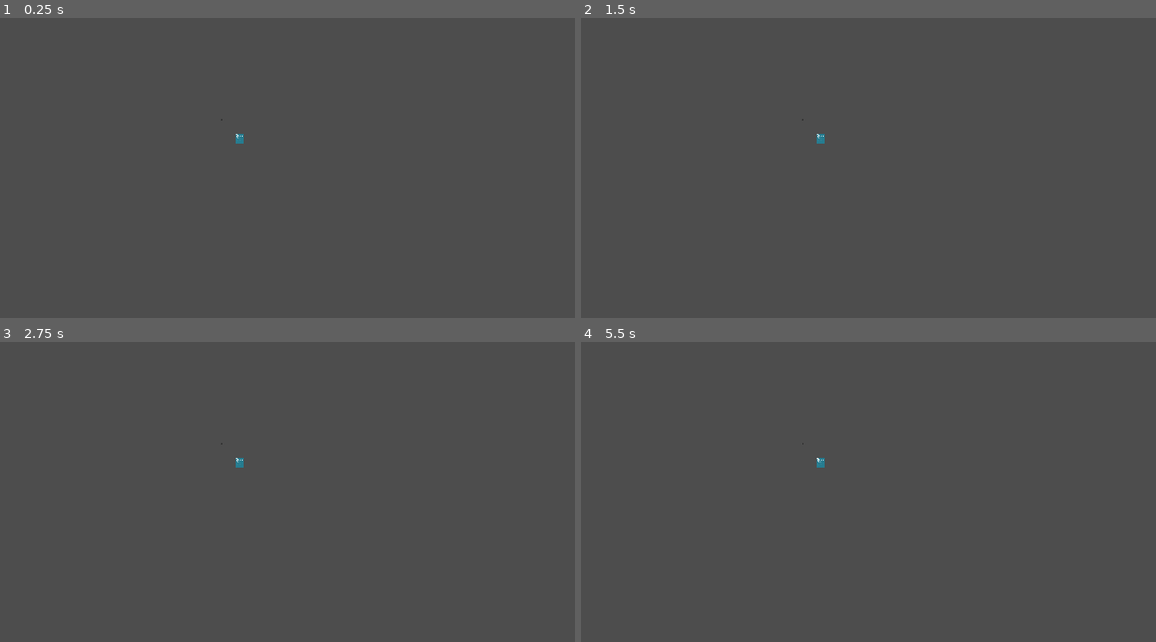
Above: before the commit, frames 1-4 (two rows, left to right).
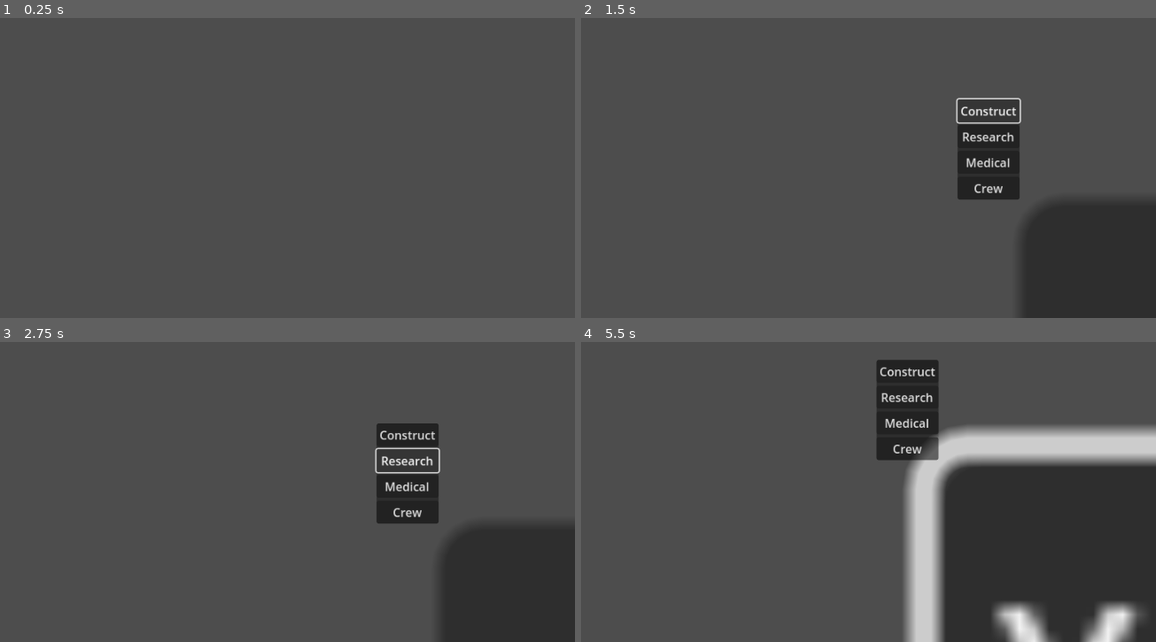
Above: after the commit, the same moments.

Repository: AxisTrotec/Astra
Game: Godot game, scene res://Scenes/World Generation/World Generation.tscn
Two runs of this game, one before a commit and one after it. Both use one fixed random seed, a clock stepped at 60 frames per second and the inputs below.
Inputs (mouse positions are in pixels of both pictures, inside the frame that each line leads up to):
- Up to frame 1 (0.25 s): no input
- Up to frame 2 (1.5 s): tap Enter at 0.5 s; move the mouse to (960, 99) at 0.52 s; hold Right 0.53-1.25 s; hold Ctrl 0.53-1.25 s; click (960, 99) at 0.67 s; click (989, 111) at 1.25 s, where only the run after the commit has a clickable "Construct"
- Up to frame 3 (2.75 s): click (408, 462) at 2 s, where only the run after the commit has a clickable "Research"
- Up to frame 4 (5.5 s): click (989, 486) at 2.75 s, where only the run after the commit has a clickable "Medical"; click (989, 513) at 3.5 s, where only the run after the commit has a clickable "Crew"; tap Space at 4.25 s; move the mouse to (661, 462) at 4.27 s; hold Down 4.28-5.03 s; tap Ctrl at 4.35 s; click (661, 462) at 4.42 s; tap Enter at 5 s; move the mouse to (874, 357) at 5.02 s; hold Right from 5.03 s (still down); hold Ctrl from 5.03 s (still down); click (874, 357) at 5.17 s

The runs differ from the first frame. In frame 1, less than 0.1% of the frame differs, in the area x 38-43%, y 33-42%; in frame 2, 12%; in frame 3, 11%; in frame 4, 32%, in the area x 38-100%, y 5-100%.
Error before the commit: Invalid assignment of property or key 'text' with value of type 'String' on a base object of type 'null instance'. (res://Scripts/World.gd:9)

Commit message:
Yes

Diff:
--- a/Data/Book2.csv
+++ /dev/null
@@ -1,11 +0,0 @@
-Type,Min Tier,Max Tier,Cost Metal,Cost Energy,Energy Rate,Oxygen Rate,Food Rate,Bed,Medical Bed,Trainees,Basic Train Time,Standard Train Time,Elite Train Time,Elite Min Success Rate,Elite Max Success Rate
-HQ,1,3,,,"156,312,624",,"138,222,277","100,300,500","20,35,50","50,75,100",,,,,
-Provision Station,1,3,,,,,,,,,,,,,
-Hydroponic Bay,1,3,,,,,"138,222,277",,,,,,,,
-Solar Power Station,1,3,,,"156,312,624",,,,,,,,,,
-Life Support System,1,3,,,,,,,,,,,,,
-Residences,1,3,,,,,,"100,300,500",,,,,,,
-Medical Station,1,3,,,,,,,"20,35,50",,,,,,
-Armoury,1,3,,,,,,,,"50,75,100","3,3,3","6,6,6","12,12,12",20,"50,75,100"
-Hangar,1,3,,,,,,,,,,,,,
-Research Station,1,3,,,,,,,,,,,,,
--- /dev/null
+++ b/Data/LSS.json
@@ -0,0 +1,22 @@
+{
+  "lss": {
+    "1": {
+      "name": "Life support System",
+      "tier": "1",
+      "type": "Oxygen",
+      "rate": "10"
+    },
+    "2": {
+      "name": "Life support System",
+      "tier": "2",
+      "type": "Oxygen",
+      "rate": "10"
+    },
+    "3": {
+      "name": "Life support System",
+      "tier": "3",
+      "type": "Oxygen",
+      "rate": "10"
+    }
+  }
+}
--- /dev/null
+++ b/Data/SPS.json
@@ -0,0 +1,25 @@
+{
+  "sps": {
+    "1": {
+      "name": "Solar Power Station",
+      "tier": "1",
+      "type": "energy",
+      "panels": "12",
+      "max": "5000"
+    },
+    "2": {
+      "name": "Solar Power Station",
+      "tier": "2",
+      "type": "energy",
+      "panels": "24",
+      "max": "25000"
+    },
+    "3": {
+      "name": "Solar Power Station",
+      "tier": "3",
+      "type": "energy",
+      "panels": "48",
+      "max": "50000"
+    }
+  }
+}
--- /dev/null
+++ b/Data/armoury.json
@@ -0,0 +1,10 @@
+{
+  "armoury": {
+	"1": {
+	  "name": "Provision Station",
+	  "tier": "1",
+	  "type": "food",
+	  "rate": "10"
+	}
+  }
+}
--- /dev/null
+++ b/Data/hangar.json
@@ -0,0 +1,10 @@
+{
+  "hangar": {
+    "1": {
+      "name": "Provision Station",
+      "tier": "1",
+      "type": "food",
+      "rate": "10"
+    }
+  }
+}
--- /dev/null
+++ b/Data/medical.json
@@ -0,0 +1,25 @@
+{
+  "medical": {
+    "1": {
+      "name": "Medical Bay",
+      "tier": "1",
+      "type": "medical",
+      "max": "20",
+      "effectiveness": "10%"
+    },
+    "2": {
+      "name": "Medical Bay",
+      "tier": "2",
+      "type": "medical",
+      "max": "35",
+      "effectiveness": "15%"
+    },
+    "3": {
+      "name": "Medical Bay",
+      "tier": "3",
+      "type": "medical",
+      "max": "50",
+      "effectiveness": "25%"
+    }
+  }
+}
--- /dev/null
+++ b/Data/provision.json
@@ -0,0 +1,23 @@
+{
+  "provision":
+    {
+      "1": {
+        "name": "Provision Station",
+        "tier": "1",
+        "type": "food",
+        "rate": "10"
+      },
+      "2": {
+        "name": "Provision Station",
+        "tier": "2",
+        "type": "food",
+        "rate": "10"
+      },
+      "3": {
+        "name": "Provision Station",
+        "tier": "3",
+        "type": "food",
+        "rate": "10"
+      }
+    }
+}
--- /dev/null
+++ b/Data/research.json
@@ -0,0 +1,25 @@
+{
+  "research": {
+    "1": {
+      "name": "Research Station",
+      "tier": "1",
+      "type": "research",
+      "max": "10",
+      "effectiveness": "10%"
+    },
+    "2": {
+      "name": "Research Station",
+      "tier": "2",
+      "type": "research",
+      "max": "30",
+      "effectiveness": "15%"
+    },
+    "3": {
+      "name": "Research Station",
+      "tier": "3",
+      "type": "research",
+      "max": "60",
+      "effectiveness": "20%"
+    }
+  }
+}
--- /dev/null
+++ b/Data/residences.json
@@ -0,0 +1,22 @@
+{
+  "residences": {
+    "1": {
+      "name": "Residence",
+      "tier": "1",
+      "type": "bedroom",
+      "max": "100"
+    },
+    "2": {
+      "name": "Residence",
+      "tier": "2",
+      "type": "bedroom",
+      "max": "300"
+    },
+    "3": {
+      "name": "Residence",
+      "tier": "3",
+      "type": "bedroom",
+      "max": "500"
+    }
+  }
+}
--- a/Entities/HQ.gd
+++ b/Entities/HQ.gd
@@ -1,4 +1,25 @@
 extends Area2D
+
+func _ready():
+
+	#If new game, add facilities to variables
+	if Global.new_game:
+		Global.hq = 1
+
+		#Set energy to the default
+		Global.energy_max = 5000
+		Global.energy_current = 500
+		Global.energy_rate = 13
+
+#		#Set food to the default
+		Global.food_max = 50000
+		Global.food_current = 10
+		Global.food_rate = 10
+#
+#		#Set food to the default
+		Global.oxygen_max = 0
+		Global.oxygen_current = 0
+		Global.oxygen_rate = 0
 
 func _input_event(viewport, event, shape_idx):
 	if event is InputEventMouseButton and event.button_index == MOUSE_BUTTON_LEFT and event.is_pressed():
--- a/Scenes/InfoPanel/build_panel.tscn
+++ b/Scenes/InfoPanel/build_panel.tscn
@@ -1,5 +1,35 @@
-[gd_scene format=3 uid="uid://dip1rvsm35qy2"]
+[gd_scene load_steps=3 format=3 uid="uid://dip1rvsm35qy2"]
+
+[ext_resource type="Script" path="res://Scripts/Panels/build_panel.gd" id="1_lerrl"]
+[ext_resource type="PackedScene" uid="uid://vni0a6kjo5pu" path="res://Scenes/construct_btn.tscn" id="2_36l0t"]
 
 [node name="BuildPanel" type="PanelContainer"]
 offset_right = 40.0
 offset_bottom = 40.0
+script = ExtResource("1_lerrl")
+
+[node name="MarginContainer" type="MarginContainer" parent="."]
+layout_mode = 2
+
+[node name="VBoxContainer" type="VBoxContainer" parent="MarginContainer"]
+layout_mode = 2
+
+[node name="ConstructBtn" parent="MarginContainer/VBoxContainer" instance=ExtResource("2_36l0t")]
+layout_mode = 2
+
+[node name="ResearchBtn" type="Button" parent="MarginContainer/VBoxContainer"]
+layout_mode = 2
+text = "Research"
+
+[node name="MedicalBtn" type="Button" parent="MarginContainer/VBoxContainer"]
+layout_mode = 2
+text = "Medical"
+
+[node name="CrewBtn" type="Button" parent="MarginContainer/VBoxContainer"]
+layout_mode = 2
+text = "Crew"
+
+[connection signal="pressed" from="MarginContainer/VBoxContainer/ConstructBtn" to="." method="_on_construct_btn_pressed"]
+[connection signal="pressed" from="MarginContainer/VBoxContainer/ResearchBtn" to="." method="_on_research_btn_pressed"]
+[connection signal="pressed" from="MarginContainer/VBoxContainer/MedicalBtn" to="." method="_on_medical_btn_pressed"]
+[connection signal="pressed" from="MarginContainer/VBoxContainer/CrewBtn" to="." method="_on_crew_btn_pressed"]
--- a/Scenes/World Generation/World Generation.tscn
+++ b/Scenes/World Generation/World Generation.tscn
@@ -30,6 +30,7 @@
 [node name="Counter Bar" parent="Camera2D" instance=ExtResource("2_esr7y")]
 
 [node name="InfoPanel" parent="Camera2D" instance=ExtResource("2_pqhvx")]
+visible = false
 anchors_preset = 0
 anchor_right = 0.0
 anchor_bottom = 0.0
@@ -39,9 +40,12 @@
 offset_bottom = 661.0
 scale = Vector2(1, 1)
 
-[node name="BuildPanel" parent="Camera2D" instance=ExtResource("5_iogo4")]
-offset_top = -2.0
-offset_bottom = 38.0
+[node name="MainPanel" parent="Camera2D" instance=ExtResource("5_iogo4")]
+visible = false
+offset_left = 247.0
+offset_top = 399.0
+offset_right = 287.0
+offset_bottom = 439.0
 
 [node name="WorldGeneration" type="TileMap" parent="."]
 visible = false
--- /dev/null
+++ b/Scenes/construct_btn.tscn
@@ -0,0 +1,20 @@
+[gd_scene load_steps=2 format=3 uid="uid://vni0a6kjo5pu"]
+
+[ext_resource type="Script" path="res://Scripts/Panels/construct_btn.gd" id="1_h40hq"]
+
+[node name="ConstructBtn" type="Button"]
+text = "Construct"
+script = ExtResource("1_h40hq")
+
+[node name="HBoxContainer" type="HBoxContainer" parent="."]
+visible = false
+layout_mode = 0
+offset_right = 40.0
+offset_bottom = 40.0
+
+[node name="VBoxContainer" type="VBoxContainer" parent="HBoxContainer"]
+layout_mode = 2
+
+[node name="Button" type="Button" parent="HBoxContainer/VBoxContainer"]
+layout_mode = 2
+text = "Your mom"
--- a/Scripts/Camera2D.gd
+++ b/Scripts/Camera2D.gd
@@ -2,6 +2,9 @@
 
 #Panels
 @onready var panel = $"Counter Bar"
+@onready var buildPanel = $"MainPanel"
+
+var buildPanelFlag = false
 
 func _ready():
 	#Set panels on top-left corner of the screen
@@ -22,6 +25,22 @@
 			if Input.is_key_pressed(KEY_DOWN):
 				position.y += 50
 
+			if Input.is_key_pressed(KEY_CTRL):
+				build_panel()
+
 			#Menu
 			if Input.is_key_pressed(KEY_ESCAPE):
 				get_tree().change_scene_to_file("res://Menus/WorldGenOptions/WGOptionsMenu.tscn")
+
+#	if event is InputEventMouseButton:
+#		if event.is_pressed():
+#			if Input.is_mouse_button_pressed(MOUSE_BUTTON_LEFT):
+#				if buildPanelFlag:
+#					buildPanel.visible = false
+
+func build_panel():
+	buildPanelFlag = true
+	buildPanel.set_position(Vector2(get_global_mouse_position().x, get_global_mouse_position().y))
+	buildPanel.scale.x = 20
+	buildPanel.scale.y = 20
+	buildPanel.visible = true
--- a/Scripts/Menus/WGOptionsMenu.gd
+++ b/Scripts/Menus/WGOptionsMenu.gd
@@ -41,23 +41,4 @@
 func _on_button_pressed():
 	Global.new_game = true
 
-	#If new game, add facilities to variables
-	if Global.new_game:
-		Global.hq = 1
-
-		#Set energy to the default
-		Global.energy_max = 5000
-		Global.energy_current = 500
-		Global.energy_rate = 13
-
-#		#Set food to the default
-		Global.food_max = 50000
-		Global.food_current = 10
-		Global.food_rate = 10
-#
-#		#Set food to the default
-		Global.oxygen_max = 0
-		Global.oxygen_current = 0
-		Global.oxygen_rate = 0
-
 	get_tree().change_scene_to_file("res://Scenes/World Generation/World Generation.tscn")
--- /dev/null
+++ b/Scripts/Panels/build_panel.gd
@@ -0,0 +1,28 @@
+extends PanelContainer
+
+@onready var constructList = $"MarginContainer/VBoxContainer/ConstructBtn/HBoxContainer"
+@onready var constructBtn = $"MarginContainer/VBoxContainer/ConstructBtn"
+
+# Called when the node enters the scene tree for the first time.
+func _ready():
+	pass # Replace with function body.
+
+
+# Called every frame. 'delta' is the elapsed time since the previous frame.
+func _process(delta):
+	pass
+
+func _on_construct_btn_pressed():
+	print("test")
+	constructList.visible = true
+
+func _on_research_btn_pressed():
+	print("research")
+
+
+func _on_medical_btn_pressed():
+	print("medical")
+
+
+func _on_crew_btn_pressed():
+	print("crew")
--- /dev/null
+++ b/Scripts/Panels/construct_btn.gd
@@ -0,0 +1,18 @@
+extends Button
+
+@onready var constructList = $"HBoxContainer"
+
+# Called when the node enters the scene tree for the first time.
+func _ready():
+	var constructListPosX = get_global_mouse_position().x + 84
+	var constructListPosY = get_global_mouse_position().y + 136
+	print(get_global_mouse_position().x)
+	print(constructListPosX)
+	constructList.visible = true
+	constructList.set_position(Vector2(constructListPosX, constructListPosY))
+	constructList.scale.x = 20
+	constructList.scale.y = 20
+
+# Called every frame. 'delta' is the elapsed time since the previous frame.
+func _process(delta):
+	pass
--- a/Scripts/World.gd
+++ b/Scripts/World.gd
@@ -1,8 +1,8 @@
 extends Node2D
 
-@onready var cur_energy = $"Counter Bar/CurrentEnergy"
-@onready var cur_oxygen = $"Counter Bar/CurrentOxygen"
-@onready var cur_food = $"Counter Bar/CurrentFood"
+@onready var cur_energy = $"Camera2D/Counter Bar/CurrentEnergy"
+@onready var cur_oxygen = $"Camera2D/Counter Bar/CurrentOxygen"
+@onready var cur_food = $"Camera2D/Counter Bar/CurrentFood"
 
 func _ready():
 	#Set counter variables
--- a/global.gd
+++ b/global.gd
@@ -6,173 +6,21 @@
 var world_type
 var world_size
 
+var list = ["provision", "sps", "lss", "residences", "medical", "armoury", "hangar", "research"]
+
 #Facilities
 var hq = 0
 
-#===============================================
-#Productions
-#Provisions
-var provision = [{
-	"provision-tier-1":{
-		"name":"Provision Station",
-		"tier":"1",
-		"type":"food",
-		"rate":"10"
-	},
-	"provision-tier-2":{
-		"name":"Provision Station",
-		"tier":"2",
-		"type":"food",
-		"rate":"10"
-	},
-	"provision-tier-3":{
-		"name":"Provision Station",
-		"tier":"3",
-		"type":"food",
-		"rate":"10"
-	}
-}]
+#Facilities
+var provision = []
+var sps = []
+var lss = []
+var residences = []
+var medical = []
+var armoury = []
+var hangar = []
+var research = []
 
-#Solar Power Station
-var SPS = [{
-	"sps-tier-1":{
-		"name":"Solar Power Station",
-		"tier":"1",
-		"type":"energy",
-		"panels":"12",
-		"max":"5000"
-	},
-	"sps-tier-2":{
-		"name":"Solar Power Station",
-		"tier":"2",
-		"type":"energy",
-		"panels":"24",
-		"max":"25000"
-	},
-	"sps-tier-3":{
-		"name":"Solar Power Station",
-		"tier":"3",
-		"type":"energy",
-		"panels":"48",
-		"max":"50000"
-	}
-}]
-
-#Life Support System
-var LSS = [{
-	"lss-tier-1":{
-		"name":"Life support System",
-		"tier":"1",
-		"type":"Oxygen",
-		"rate":"10"
-	},
-	"lss-tier-2":{
-		"name":"Life support System",
-		"tier":"2",
-		"type":"Oxygen",
-		"rate":"10"
-	},
-	"lss-tier-3":{
-		"name":"Life support System",
-		"tier":"3",
-		"type":"Oxygen",
-		"rate":"10"
-	}
-}]
-
-#===============================================
-#Hospitality
-#Residences
-var residences = [{
-	"residences-tier-1":{
-		"name":"Residence",
-		"tier":"1",
-		"type":"bedroom",
-		"max":"100"
-	},
-	"residences-tier-2":{
-		"name":"Residence",
-		"tier":"2",
-		"type":"bedroom",
-		"max":"300"
-	},
-	"residences-tier-3":{
-		"name":"Residence",
-		"tier":"3",
-		"type":"bedroom",
-		"max":"500"
-	}
-}]
-
-#Medical Station
-var medical = [{
-	"medical-tier-1":{
-		"name":"Medical Bay",
-		"tier":"1",
-		"type":"medical",
-		"max":"20",
-		"effectiveness":"10%"
-	},
-	"medical-tier-2":{
-		"name":"Medical Bay",
-		"tier":"2",
-		"type":"medical",
-		"max":"35",
-		"effectiveness":"15%"
-	},
-	"medical-tier-3":{
-		"name":"Medical Bay",
-		"tier":"3",
-		"type":"medical",
-		"max":"50",
-		"effectiveness":"25%"
-	}
-}]
-
-#===============================================
-#Military
-var armoury = [{
-	"provision-tier-1":{
-		"name":"Provision Station",
-		"tier":"1",
-		"type":"food",
-		"rate":"10"
-	}
-}]
-var hangar = [{
-	"provision-tier-1":{
-		"name":"Provision Station",
-		"tier":"1",
-		"type":"food",
-		"rate":"10"
-	}
-}]
-
-#===============================================
-#Development
-var research = [{
-	"research-tier-1":{
-		"name":"Research Station",
-		"tier":"1",
-		"type":"research",
-		"max":"10",
-		"effectiveness":"10%"
-	},
-	"research-tier-2":{
-		"name":"Research Station",
-		"tier":"2",
-		"type":"research",
-		"max":"30",
-		"effectiveness":"15%"
-	},
-	"research-tier-3":{
-		"name":"Research Station",
-		"tier":"3",
-		"type":"research",
-		"max":"60",
-		"effectiveness":"20%"
-	}
-}]
 
 #Counters
 var energy_max
@@ -188,7 +36,43 @@
 var oxygen_rate
 
 func _ready():
-	pass
+	facilities_init()
+
+func get_data(file):
+	var data = FileAccess.open("res://Data/"+ file +".json", FileAccess.READ)
+	var json = JSON.new()
+	json.parse(data.get_as_text())
+	return json.get_data()[file]
+
+func facilities_init():
+	for file in list:
+
+		var data = get_data(file)
+
+		for i in range(len(data)):
+			if file == 'provision':
+				provision.append(data[str(i+1)])
+
+			if file == 'sps':
+				sps.append(data[str(i+1)])
+
+			if file == 'lss':
+				lss.append(data[str(i+1)])
+
+			if file == 'residences':
+				residences.append(data[str(i+1)])
+
+			if file == 'medical':
+				medical.append(data[str(i+1)])
+
+			if file == 'armoury':
+				armoury.append(data[str(i+1)])
+
+			if file == 'hangar':
+				hangar.append(data[str(i+1)])
+
+			if file == 'research':
+				research.append(data[str(i+1)])
 
 # Called every frame. 'delta' is the elapsed time since the previous frame.
 func _process(delta):
Binary file removed: Data/Book2.Basic Train Time.translation
Binary file removed: Data/Book2.Bed.translation
Binary file removed: Data/Book2.Cost Energy.translation
Binary file removed: Data/Book2.Cost Metal.translation
Binary file removed: Data/Book2.Elite Max Success Rate.translation
Binary file removed: Data/Book2.Elite Min Success Rate.translation
Binary file removed: Data/Book2.Elite Train Time.translation
Binary file removed: Data/Book2.Energy Rate.translation
Binary file removed: Data/Book2.Food Rate.translation
Binary file removed: Data/Book2.Max Tier.translation
Binary file removed: Data/Book2.Medical Bed.translation
Binary file removed: Data/Book2.Min Tier.translation
(and 5 more such lines)
